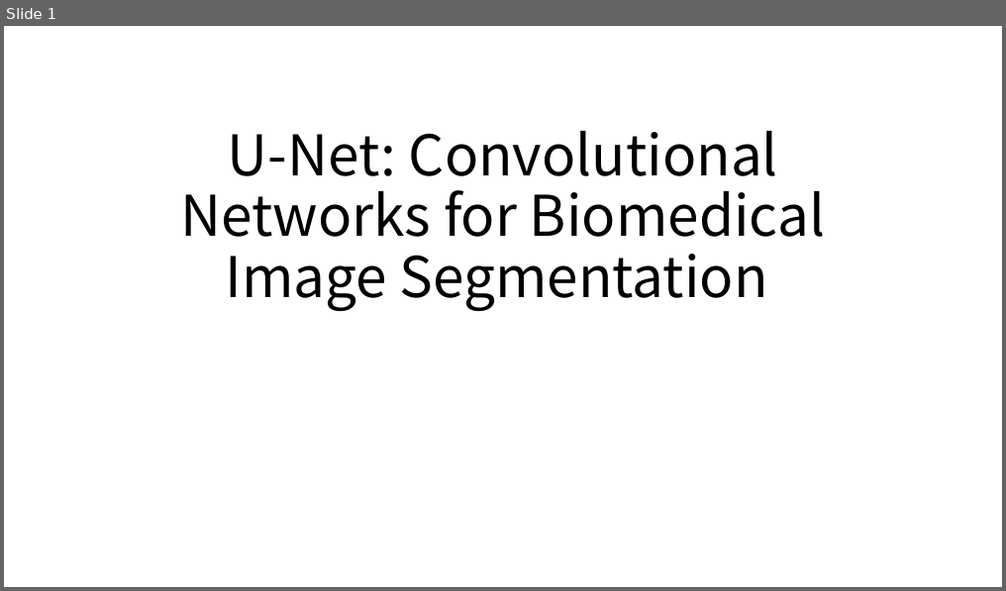
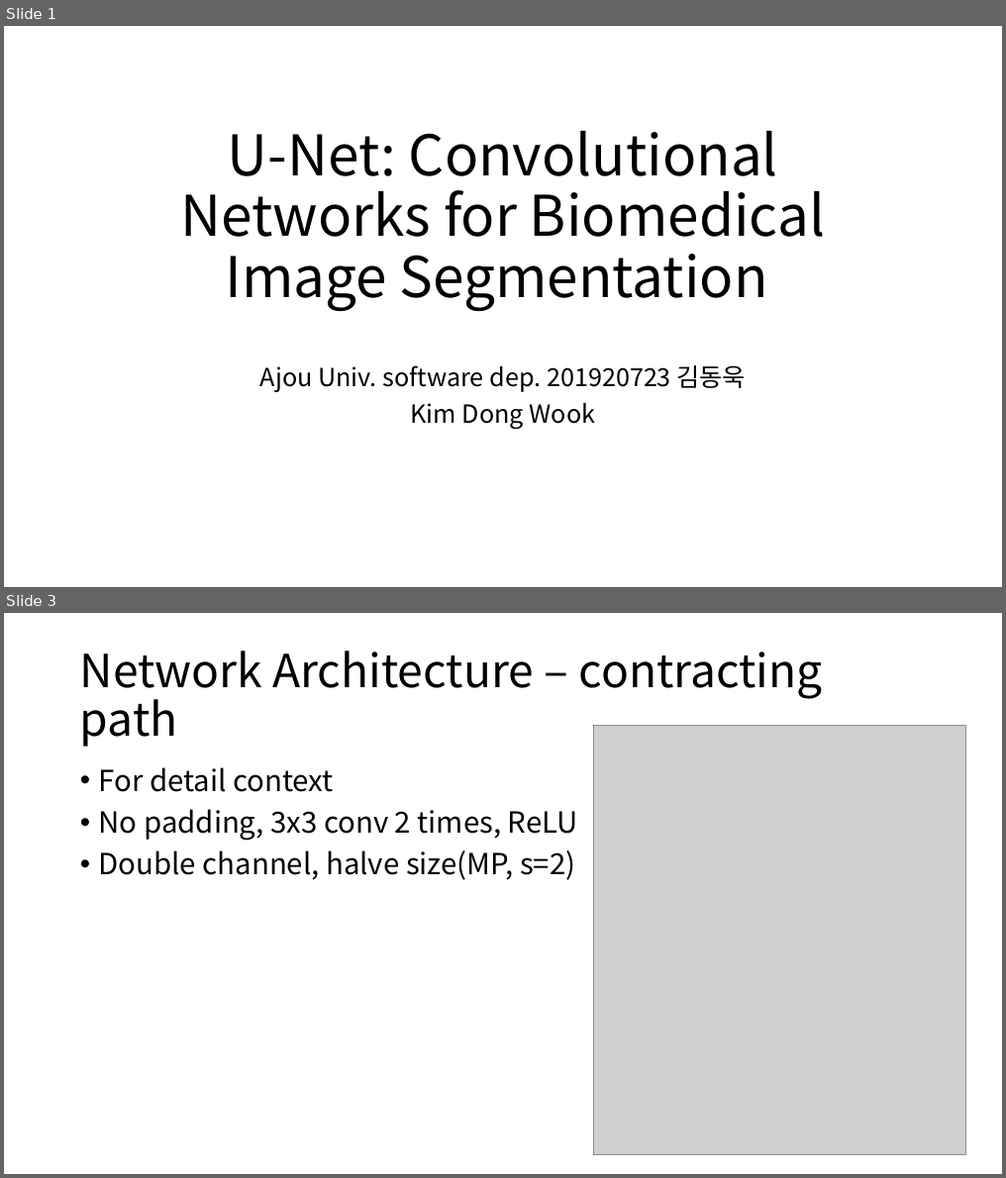
Before and after one commit to kyle1213/deep-learning-study, a slide deck: U-Net.pptx. Shown one above the other, each under a label of ours: slide 1 before the commit, slides 1 and 3 after it; the slides between them are not shown. The pictures are 1006x591 and 1006x1178 pixels, drawn with LibreOffice and Linux fonts; fonts in the diff are those of the drawing; grey boxes stand for pictures. Boxes give left, top, right and bottom in pixels: in the first picture for what was removed or moved away, otherwise in the second. Text is boxed around its words. In the diff, an @@ line names an element or a change of style, - is before the commit and + after.

```diff
--- a/U-Net.pptx
+++ b/U-Net.pptx
@@ slide 3 added at bbox=[4, 613, 1002, 1174], background #FFFFFF @@
@@ title added at bbox=[80, 651, 823, 747], 44 pt, text #000000 @@
+Network Architecture – contracting path
@@ picture added at bbox=[594, 726, 966, 1156] @@
@@ text added at bbox=[99, 767, 578, 880], 28 pt, text #000000 @@
+• For detail context
+• No padding, 3x3 conv 2 times, ReLU
+• Double channel, halve size(MP, s=2)
@@ slide 1 changed as well @@
@@ subtitle added at bbox=[260, 366, 746, 430], 24 pt, text #000000 @@
+Ajou Univ. software dep. 201920723 김동욱
+Kim Dong Wook
```
Also in this commit, not shown: 6 other slides added.
